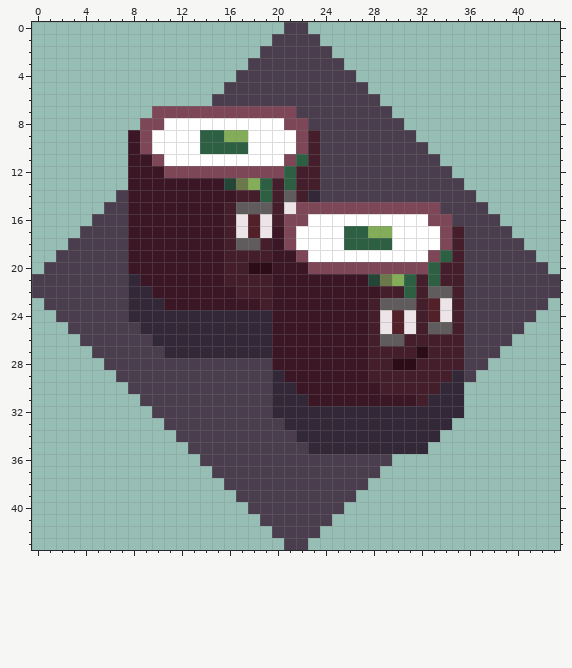
Pixel-art sprite: res/UI/CharacterSelect/Thumb04.png. The first picture shows the starting point.
The file is 44x44 pixels. Colours within 5 levels of each other are drawn and written as one.
And afterwards:
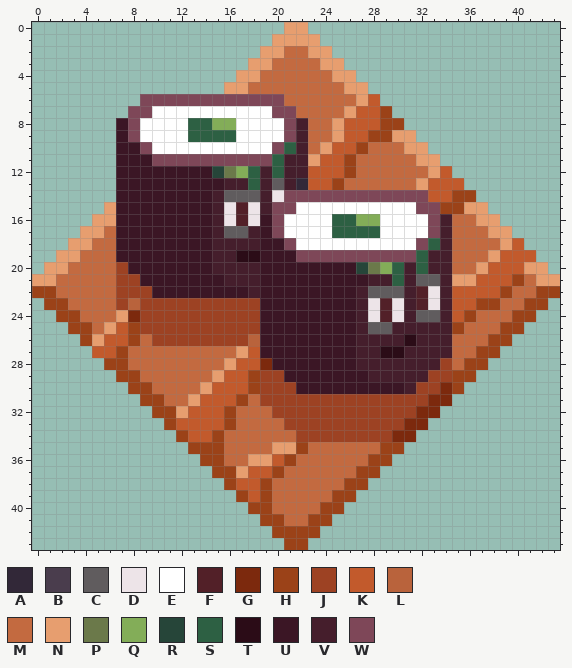
Palette (. is transparent): A #322838  B #4a3d4d  C #605c5e  D #ede4e8  E #ffffff  F #522028  G #7c290d  H #9b4218  J #9d4223  K #c25a2c  L #b9633c  M #c36a40  N #e79e6f  P #6b794a  Q #83ad58  R #264539  S #2d6043  T #2b0c17  U #3b1625  V #451e2c  W #7e4758
The exact change:
@@ x 0..43 @@
- 0 .....................BB.....................
- 1 ....................BBBB....................
- 2 ...................BBBBBB...................
- 3 ..................BBBBBBBB..................
- 4 .................BBBBBBBBBB.................
- 5 ................BBBBBBBBBBBB................
- 6 ...............BBBBBBBBBBBBBB...............
- 7 ..........WWWWWWWWWWWWBBBBBBBB..............
- 8 .........WWEEEEEEEEEEWWBBBBBBBB.............
- 9 ........UWEEEESSQQEEEEWVBBBBBBBB............
-10 ........UWEEEESSSSEEEEWVBBBBBBBBB...........
-11 ........UUWEEEEEEEEEEWSVBBBBBBBBBB..........
-12 ........UUUWWWWWWWWWWSVVBBBBBBBBBBB.........
-13 ........UUUUUUUURPQSVSVVBBBBBBBBBBBB........
-14 .......BUUUUUUUUUVVSVCVABBBBBBBBBBBBB.......
-15 ......BBUUUUUUUUVCCCVDWWWWWWWWWWWWBBBB......
-16 .....BBBUUUUUUUUVDFDVWWEEEEEEEEEEWWBBBB.....
-17 ....BBBBUUUUUUUUVDFDUWEEEESSQQEEEEWVBBBB....
-18 ...BBBBBUUUUUUUUVCCVUWEEEESSSSEEEEWVBBBBB...
-19 ..BBBBBBUUUUUUUUVVVVUUWEEEEEEEEEEWSVBBBBBB..
-20 .BBBBBBBUUUUUUUUVVTTUUUWWWWWWWWWWSVVBBBBBBB.
-21 BBBBBBBBAUUUUUUUVVVVUUUUUUUURPQSVSVVBBBBBBBB
-22 BBBBBBBBAAUUUUUUUVVVUUUUUUUUUVVSVCCVBBBBBBBB
-23 .BBBBBBBAAAUUUUUUUUVUUUUUUUUVCCCVFDVBBBBBBB.
-24 ..BBBBBBAAAAAAAAAAAAUUUUUUUUVDFDVFDVBBBBBB..
-25 ...BBBBBBAAAAAAAAAAAUUUUUUUUVDFDVCCVBBBBB...
-26 ....BBBBBBAAAAAAAAAAUUUUUUUUVCCVVVVVBBBB....
-27 .....BBBBBBAAAAAAAAAUUUUUUUUVVVVTVVVBBB.....
-28 ......BBBBBBBBBBBBBBUUUUUUUUVVTTVVVVBB......
-29 .......BBBBBBBBBBBBBAUUUUUUUVVVVVVVAB.......
-30 ........BBBBBBBBBBBBAAUUUUUUUVVVVVAA........
-31 .........BBBBBBBBBBBAAAUUUUUUUUUVAAA........
-32 ..........BBBBBBBBBBAAAAAAAAAAAAAAAA........
-33 ...........BBBBBBBBBBAAAAAAAAAAAAAA.........
-34 ............BBBBBBBBBBAAAAAAAAAAAA..........
-35 .............BBBBBBBBBBAAAAAAAAAA...........
-36 ..............BBBBBBBBBBBBBBBB..............
-37 ...............BBBBBBBBBBBBBB...............
-38 ................BBBBBBBBBBBB................
-39 .................BBBBBBBBBB.................
-40 ..................BBBBBBBB..................
-41 ...................BBBBBB...................
-42 ....................BBBB....................
-43 .....................BB.....................
+ 0 .....................NN.....................
+ 1 ....................NNNN....................
+ 2 ...................NNMMNN...................
+ 3 ..................NNMMMMNN..................
+ 4 .................NNMMMMMMNN.................
+ 5 ................NNMMMMMMMMNN................
+ 6 .........WWWWWWWWWWWWMMMMMMNK...............
+ 7 ........WWEEEEEEEEEEWWMMMMNKKH..............
+ 8 .......UWEEEESSQQEEEEWVMMNKKKHH.............
+ 9 .......UWEEEESSSSEEEEWVMMNKKHHNN............
+10 .......UUWEEEEEEEEEEWSVMNKKHMMMNN...........
+11 .......UUUWWWWWWWWWWSVVNKKHMMMMMNN..........
+12 .......UUUUUUUURPQSVSVVKKKHMMMMMMNK.........
+13 .......UUUUUUUUUVVSVCVAKKHMMMMMMNKKK........
+14 .......UUUUUUUUVCCCVDWWWWWWWWWWWWKKHH.......
+15 ......NUUUUUUUUVDFDVWWEEEEEEEEEEWWHHNN......
+16 .....NNUUUUUUUUVDFDUWEEEESSQQEEEEWVMMNN.....
+17 ....NNMUUUUUUUUVCCVUWEEEESSSSEEEEWVMMMNN....
+18 ...NNMMUUUUUUUUVVVVUUWEEEEEEEEEEWSVMMMMNK...
+19 ..NNMMMUUUUUUUUVVTTUUUWWWWWWWWWWSVVMMMNKKK..
+20 .NNMMMMJUUUUUUUVVVVUUUUUUUURPQSVSVVMMNKKKNN.
+21 NNMMMMMJJUUUUUUUVVVUUUUUUUUUVVSVCCVNNKKKHMNN
+22 HHMMMMMJJJUUUUUUUUVUUUUUUUUVCCCVFDVKKKKHMMHH
+23 .HHMMMMJLJJJJJJJJJJUUUUUUUUVDFDVFDVKKHHMMHH.
+24 ..HHMMMNGJJJJJJJJJJUUUUUUUUVDFDVCCVKHMMMHH..
+25 ...HHMNKHJJJJJJJJJJUUUUUUUUVCCVVVVVHMMMHH...
+26 ....HNKKHMJJJJJJJJLUUUUUUUUVVVVTVVVMMMHH....
+27 .....KKHMMMMMMMMMNKUUUUUUUUVVTTVVVVMMHH.....
+28 ......HHMMMMMMMMNKKGUUUUUUUVVVVVVVJMHH......
+29 .......HHMMMMMMNKKHJJUUUUUUUVVVVVJJHH.......
+30 ........HHMMMMNKKKHJJJUUUUUUUUUVJJGH........
+31 .........HHMMNKKKHMJJJJJJJJJJJJJJGG.........
+32 ..........HHNKKKHMMMJJJJJJJJJJJJGG..........
+33 ...........HKKKKHMMMMJJJJJJJJJJGG...........
+34 ............HKKHMMMMMMJJJJJJJJGG............
+35 .............HHHMMMMNNHMMMMMMHH.............
+36 ..............HHMMNNKHMMMMMMHH..............
+37 ...............HHNKKHMMMMMMHH...............
+38 ................HKKHMMMMMMHH................
+39 .................HKHMMMMMHH.................
+40 ..................HHMMMMHH..................
+41 ...................HHMMHH...................
+42 ....................HHHH....................
+43 .....................HH.....................
Changed places in both pictures, as pixel boxes (x1, y1, x2, y2):
changed: (32, 22, 560, 550)
